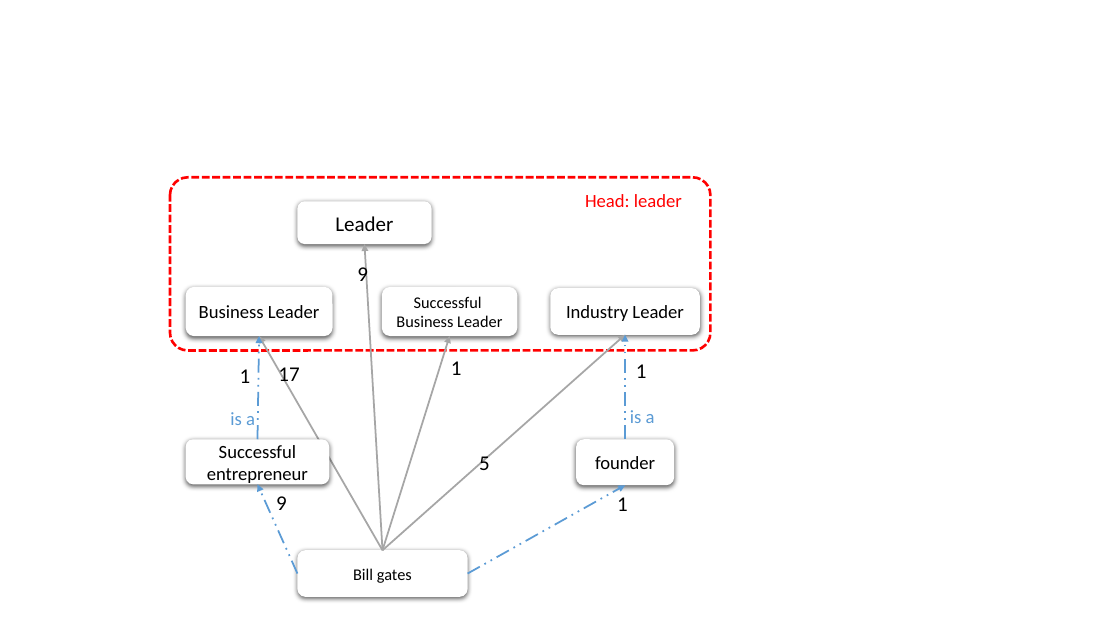
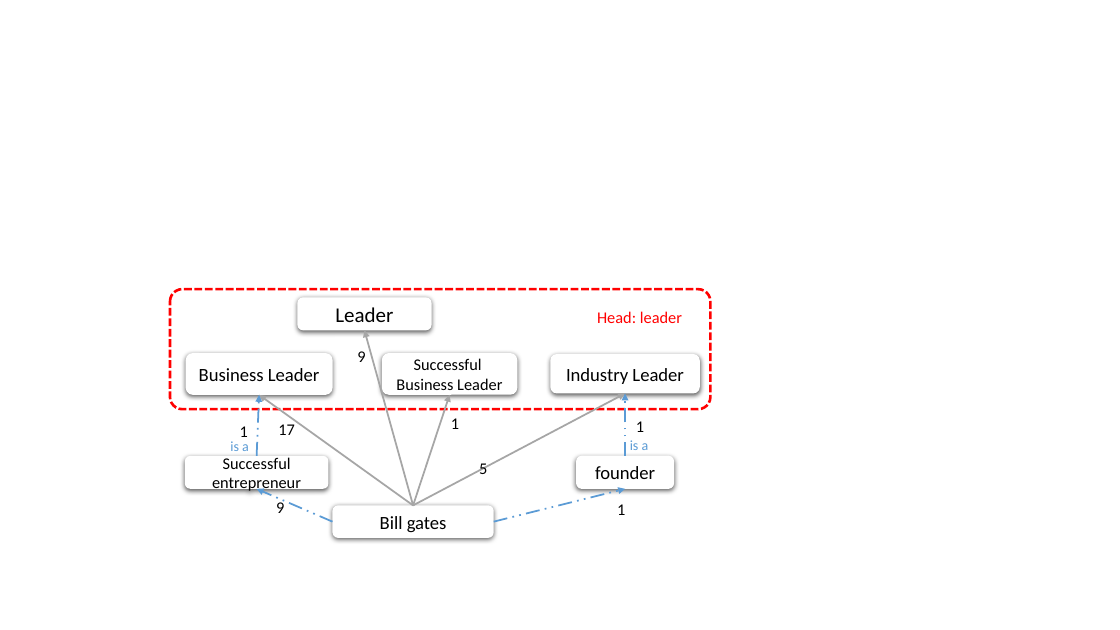
Before and after one commit to redreamality/kddexp, a slide deck: slide 11 of resources/mypaper.pptx. Drawn at 1120x630 pixels with LibreOffice and Linux fonts; fonts in the diff are those of the drawing. Boxes give left, top, right and bottom in pixels: in the first picture for what was removed or moved away, otherwise in the second. Text is boxed around its words. In the diff, an @@ line names an element or a change of style, - is before the commit and + after.

```diff
--- a/resources/mypaper.pptx
+++ b/resources/mypaper.pptx
@@ rounded rectangle: place and size @@
-rounded rectangle at (170,177,710,350)
+rounded rectangle at (170,289,710,409)
@@ rounded rectangle "Leader": place and size @@
-rounded rectangle "Leader" at (297,202,432,245)
+rounded rectangle "Leader" at (297,297,432,330)
@@ text "Head: leader" at (597,311,682,323): size 16 to 14 pt @@
@@ text "Head: leader": place and size @@
-text "Head: leader" at (585,194,682,207)
+text "Head: leader" at (597,311,682,323)
@@ rounded rectangle "Business Leader": place and size @@
-rounded rectangle "Business Leader" at (186,287,333,337)
+rounded rectangle "Business Leader" at (186,353,333,395)
@@ size 18 to 14 pt in 8 elements at (479,463,487,474), (617,504,625,515), (276,500,284,513), (451,418,459,429), (278,424,295,435), (636,421,644,432), (240,426,248,437), (357,351,365,362) @@
@@ text "9": place and size @@
-text "9" at (357,263,368,287)
+text "9" at (357,351,365,362)
@@ arrow moved from (382, 550) - (365, 245) to (413, 506) - (365, 330) @@
@@ rounded rectangle "Successful": place and size @@
-rounded rectangle "Successful" at (382,287,518,337)
+rounded rectangle "Successful" at (382,353,518,395)
@@ rounded rectangle "Industry Leader": place and size @@
-rounded rectangle "Industry Leader" at (550,288,700,334)
+rounded rectangle "Industry Leader" at (550,354,700,393)
@@ text "1": place and size @@
-text "1" at (240,369,251,383)
+text "1" at (240,426,248,437)
@@ arrow moved from (258, 439) - (259, 336) to (257, 456) - (259, 395) @@
@@ arrow moved from (382, 550) - (259, 336) to (413, 506) - (259, 395) @@
@@ text "17": place and size @@
-text "17" at (278,367,299,387)
+text "17" at (278,424,295,435)
@@ arrow moved from (382, 550) - (625, 335) to (413, 506) - (625, 393) @@
@@ arrow moved from (382, 550) - (450, 336) to (413, 506) - (450, 395) @@
@@ text "1": place and size @@
-text "1" at (451,361,462,375)
+text "1" at (451,418,459,429)
@@ arrow moved from (625, 439) - (625, 335) to (625, 455) - (625, 393) @@
@@ text "1": place and size @@
-text "1" at (636,364,647,378)
+text "1" at (636,421,644,432)
@@ text "is a": place and size @@
-text "is a" at (230,412,255,425)
+text "is a" at (230,441,249,451)
@@ text "is a" at (230,441,249,451): size 16 to 12 pt @@
@@ text "is a" at (630,440,649,450): size 16 to 12 pt @@
@@ text "is a": place and size @@
-text "is a" at (630,410,655,423)
+text "is a" at (630,440,649,450)
@@ rounded rectangle "Successful entrepreneur": place and size @@
-rounded rectangle "Successful entrepreneur" at (186,439,329,485)
+rounded rectangle "Successful entrepreneur" at (185,456,329,489)
@@ rounded rectangle "Successful entrepreneur" at (185,456,329,489): size 16 to 14 pt @@
@@ text "5": place and size @@
-text "5" at (479,454,490,470)
+text "5" at (479,463,487,474)
@@ rounded rectangle "founder": place and size @@
-rounded rectangle "founder" at (576,439,675,486)
+rounded rectangle "founder" at (576,455,675,488)
@@ arrow moved from (297, 574) - (258, 485) to (333, 522) - (257, 489) @@
@@ rounded rectangle "Bill gates": place and size @@
-rounded rectangle "Bill gates" at (297,550,468,597)
+rounded rectangle "Bill gates" at (333,506,494,539)
@@ rounded rectangle "Bill gates" at (333,506,494,539): size 14 to 16 pt @@
@@ arrow moved from (468, 574) - (625, 486) to (494, 522) - (625, 489) @@
@@ text "1": place and size @@
-text "1" at (617,497,628,511)
+text "1" at (617,504,625,515)
```
Also in this commit, not shown: 7 other files.
